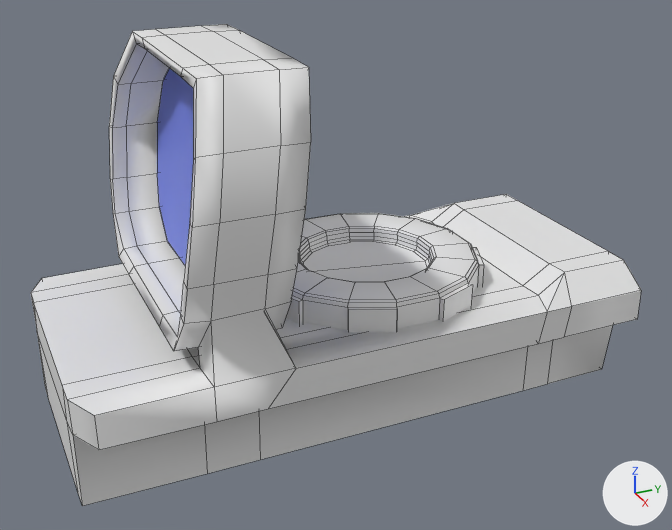
An edit to the FBX model Assets/6v6Shooter/Meshes/Weapons/Primary Weapons/[0] Attachments/[Attachment] - Sights (all)/Sight_Reddot.fbx, drawn before and after from the same camera.
Before and after are seen from a camera (50 mm lens) standing at (0.1025, -0.0448, 0.0684) and looking at (0.0025, 0.0002, 0.0184). Arrows for +X, +Y and +Z are at lower right; the lights stay in place. Mesh edges are drawn as thin lines. Where no turn or scale is listed for an object, it has been applied to the vertices. Vertices at the same position are counted once.

Before the edit, the objects in view are built like this:
```python
me_sight_reddot = bpy.data.meshes.new('Sight_Reddot')
me_sight_reddot.from_pydata(...)  # 460 vertices, 436 faces; spans x -0.0195..0.0195, y -0.0364..0.0374, z 0.0..0.0471
# faces by material slot: [435, 1]
me_sight_reddot.materials.append(mat_m_scar)  # its picture is missing
me_sight_reddot.materials.append(mat_m_lens)  # blue #7585e7
ob_sight_reddot = bpy.data.objects.new('Sight_Reddot', me_sight_reddot)
ob_sight_reddot.location = (0.0, 0.0, 0.0)
```
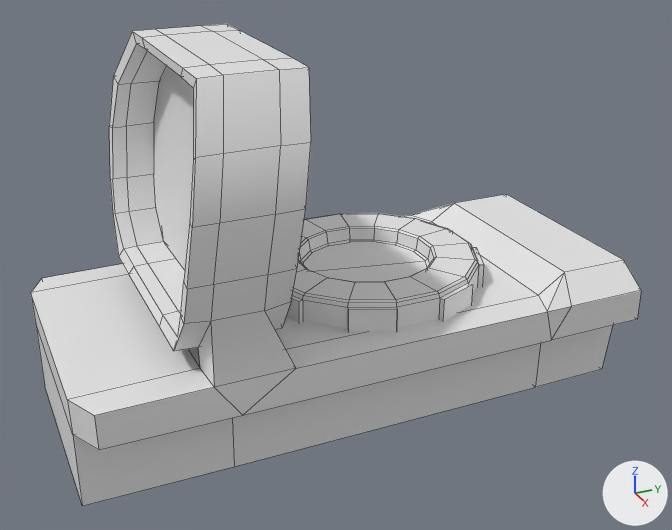
Commit message: [ADD] Sights

Location of each change, [x1, y1, x2, y2] in pixels of the pictures (672 x 530 px):
part 1 of me_sight_reddot, cut back: before [31, 68, 641, 506]; after [31, 66, 641, 506]

What changed in the scene script:
```text
Change me_sight_reddot:
    used by ob_sight_reddot; location = (0.0, 0.0, 0.0)
    remove me_sight_reddot.from_pydata(...)  # 460 vertices, 436 faces; spans x -0.0195..0.0195, y -0.0364..0.0374, z 0.0..0.0471
    add me_sight_reddot.from_pydata(...)  # 383 vertices, 344 faces; spans x -0.0195..0.0195, y -0.0362..0.0374, z 0.0001..0.0471
    me_sight_reddot part 1
    119 vertices are removed from x -0.0182..0.0182, y -0.0364..0.0374, z 0.0..0.0457
    157 faces are deleted
    1 vertex moves from x -0.0134, y -0.0178, z 0.0188 to x -0.0134, y -0.0183, z 0.0188
    42 vertices are added at x -0.0182..0.0182, y -0.0184..0.025, z 0.0001..0.0459
    65 new faces join them
    remove me_sight_reddot.materials.append(mat_m_lens)  # blue #7585e7
```
